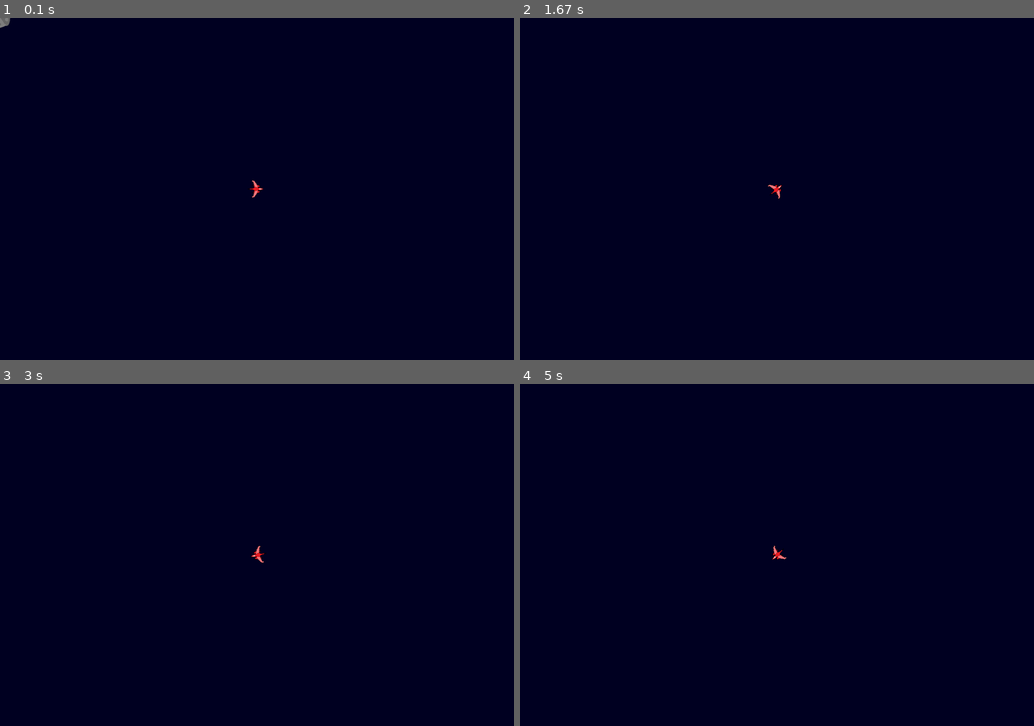
Above: before the commit, frames 1-4 (two rows, left to right).
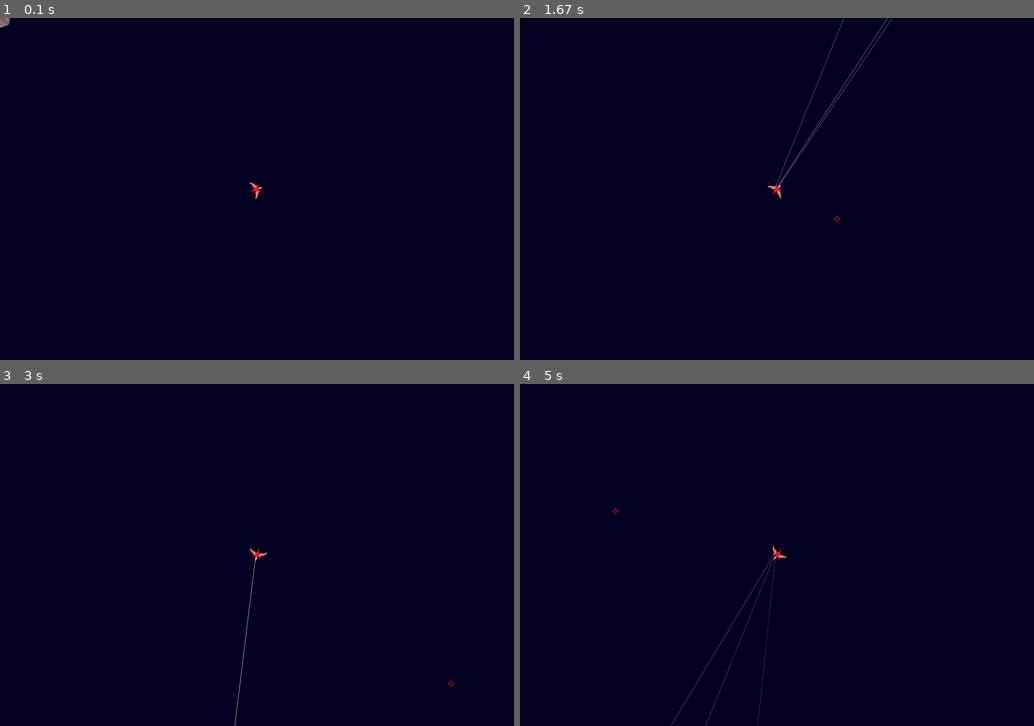
Above: after the commit, the same moments.

Repository: misha001-10/Project_Pygame
Game: pygame game, started from main.py
Same seed, same stepped clock (60 frames per second), same inputs: the game is played once before the commit and once after it.
Inputs (mouse positions are in pixels of both pictures, inside the frame that each line leads up to):
- Up to frame 1 (0.1 s): no input
- Up to frame 2 (1.67 s): press the mouse at (941, 178) at 0.37 s; move the mouse to (859, 195) at 0.47 s; release the mouse at (782, 209) at 0.6 s; hold D 0.67-1.13 s; tap Space at 0.73, 1.03, 1.23, 1.57 s; click (653, 192) at 0.75 s; hold W 1.17-1.47 s; click (617, 267) at 1.25 s; hold D from 1.5 s (still down); click (838, 219) at 1.58 s
- Up to frame 3 (3 s): tap Space at 1.87, 2.07, 2.37, 2.63, 2.97 s; release D at 1.97 s; hold A 2-2.53 s; click (133, 486) at 2.08 s; hold S 2.57-2.87 s; click (262, 589) at 2.65 s; hold A from 2.9 s (still down); click (452, 684) at 2.98 s
- Up to frame 4 (5 s): tap Space at 3.27, 3.4, 3.8, 4.1, 4.47, 4.87 s; release A at 3.3 s; hold W 3.33-3.7 s; click (694, 442) at 3.42 s; hold D 3.73-4.37 s; click (956, 643) at 3.82 s; hold S 4.4-4.77 s; click (962, 527) at 4.48 s; hold A from 4.8 s (still down); click (617, 510) at 4.88 s

The runs differ from the first frame. In frame 1, less than 0.1% of the frame differs, in the area x 0-52%, y 0-53%; in frame 2, 0.3%, in the area x 48-73%, y 0-60%; in frame 3, 0.2%; in frame 4, 0.3%.

Commit message:
version 0.1.3: доработано уравление караблём с помощью мыши стрельба на левую кнопку мыши и изменина картинка курсора

Diff:
--- a/M1_Objects.py
+++ b/M1_Objects.py
@@ -4,7 +4,7 @@
 
 
 class Object(pygame.sprite.Sprite):
-    def __init__(self, type, img: pygame.Surface, cord, angle=0, health=1500, weight=10, speed=[0, 0], angle_speed=-1,
+    def __init__(self, img: pygame.Surface, cord, angle=0, health=1500, weight=10, speed=[0, 0], angle_speed=-1,
                  max_angle_speed=0):
         pygame.sprite.Sprite.__init__(self)
         self.img = img
@@ -13,7 +13,7 @@
         self.angle_speed = angle_speed
         self.cord = cord
         self.max_angle_speed = max_angle_speed
-        self.type = type
+        self.type = 0
         print(self.img)
         self.width, self.height = self.img.get_width(), self.img.get_height()
         self.image = pygame.transform.rotate(self.img, self.angle)
@@ -49,12 +49,13 @@
 
 
 class Bullet_Line(pygame.sprite.Sprite):
-    def __init__(self, position, cord, angle, parent):
+    def __init__(self, cord, angle, parent):
         super(Bullet_Line, self).__init__()
+        self.type = 1
         self.cord = cord.copy()
         self.cord = random.randint(int(self.cord[0]) - 5, int(self.cord[0]) + 5), random.randint(int(self.cord[1]) - 5,
                                                                                                  int(self.cord[1]) + 5)
-        self.angle = random.randint(angle - 10, angle + 10)
+        self.angle = random.randint(int(angle) - 10, int(angle + 10))
         self.end_cord = [self.cord[0] + 700 * math.cos(self.angle * math.pi / 180),
                          self.cord[1] + 700 * math.sin(-self.angle * math.pi / 180)]
         self.rect_cord = cord.copy()
@@ -82,15 +83,6 @@
         #k1 = ((self.end_cord[1] - self.cord[1]) / (
         #        self.end_cord[0] - self.cord[0])) if self.end_cord[0] != self.cord[0] else 1000000000
         #b1 = self.cord[1] - (k1 * self.cord[0])
-#
-        #k2 = 0
-        #b2 = 200
-        ## print(k1, b1 ,k2, b2)
-#
-        #x = ((b2 - b1) / (k1 - k2)) if k1 != k2 else False
-        #if x:
-        #    y = k2 * x + b2
-        #    pygame.draw.circle(surface, (255, 255, 255), (x, y), 5)
 
 
 class Animation(pygame.sprite.Sprite):
@@ -105,3 +97,19 @@
     def draw(self, surface):
         #print(self.rect_cord)
         pygame.draw.circle(surface, (255, 255, 255), self.rect_cord, 5)
+
+
+class Cursor(pygame.sprite.Sprite):
+    def __init__(self, img):
+        super(Cursor, self).__init__()
+        self.type = 'cursor'
+        self.img = img
+        self.image = self.img
+        self.image.set_colorkey((255, 255, 255))
+        self.rect = self.image.get_rect()
+
+    def update(self):
+        if pygame.mouse.get_focused():
+            self.rect.center = pygame.mouse.get_pos()
+        else:
+            self.rect.center = (-20, -20)
--- a/M2_Player.py
+++ b/M2_Player.py
@@ -4,13 +4,24 @@
 
 
 class Player(M1_Objects.Object):
-    def __init__(self, type, img, cord=[720, 480], angle=0, health=1500, weight=10, speed=[0, 0], angle_speed=0, max_angle_speed=4, speed_boost=0.1):
-        super(Player, self).__init__(type, img, cord, angle, health, weight, speed, angle_speed, max_angle_speed)
+    def __init__(self, img, cord=[720, 480], angle=0, health=1500, weight=10, speed=[0, 0], angle_speed=0, max_angle_speed=4, speed_boost=0.1):
+        super(Player, self).__init__(img, cord, angle, health, weight, speed, angle_speed, max_angle_speed)
         self.speed_boost = speed_boost
 
     def update_player(self, position):
         keystate = pygame.key.get_pressed()
         new_angle = None
+        if pygame.mouse.get_focused():
+            x, y = pygame.mouse.get_pos()
+            x_sr = x - self.rect.centerx
+            y_sr = y - self.rect.centery
+            new_angle = 180 + math.atan2(x_sr, y_sr) * 180 / math.pi + 90
+            if new_angle < 0:
+                new_angle = 360 - new_angle
+            elif new_angle > 360:
+                # print(self.angle)
+                new_angle = 0 + (new_angle - 360)
+            print(new_angle)
         if keystate[pygame.K_d]:
             new_angle = 0
         if keystate[pygame.K_a]:
@@ -75,5 +86,5 @@
 
     def action(self, *args, **kwargs):
         keystate = pygame.key.get_pressed()
-        if keystate[pygame.K_f]:
-            return M1_Objects.Bullet_Line(*args, self.cord, self.angle,  self)
+        if pygame.mouse.get_pressed()[0]:
+            return M1_Objects.Bullet_Line(self.cord, self.angle,  self)
--- a/M3_Groups.py
+++ b/M3_Groups.py
@@ -9,17 +9,21 @@
         self.all_objects = Object_Sprite_Group(self)
         self.all_line_bullet = Line_Bullet_Group(self)
         self.all_animations = Animation_Group(self)
+        self.all_cursors = Cursor_Group(self)
 
     def add(self, sprite):
         if sprite.type == 0:
             self.all_objects.add(sprite)
         elif sprite.type == 1:
             self.all_line_bullet.add(sprite)
+        elif sprite.type == 'cursor':
+            self.all_cursors.add(sprite)
 
     def update(self, *args, **kwargs):
         self.all_objects.update(*args, **kwargs)
         self.all_line_bullet.update(*args, **kwargs)
         self.all_animations.update(*args, **kwargs)
+        self.all_cursors.update(*args, **kwargs)
 
     def calculation_relative_coordinates(self, *args, **kwargs):
         self.all_objects.calculation_relative_coordinates(*args, **kwargs)
@@ -36,6 +40,7 @@
         self.all_objects.draw(screen)
         self.all_line_bullet.draw(screen)
         self.all_animations.draw(screen)
+        self.all_cursors.draw(screen)
 
 
 class Object_Sprite_Group(pygame.sprite.Group):
@@ -56,7 +61,7 @@
         for sprite in self.sprites():
             new_sprits = sprite.action(*args, **kwargs)
             if new_sprits:
-                self.parent.all_line_bullet.add(new_sprits)
+                self.parent.add(new_sprits)
 
     def calculation_relative_coordinates(self, *args, **kwargs):
         for sprite in self.sprites():
@@ -128,3 +133,9 @@
     def draw(self, surface: pygame.Surface) -> None:
         for i in self.sprites():
             i.draw(surface)
+
+
+class Cursor_Group(pygame.sprite.Group):
+    def __init__(self, parent):
+        super(Cursor_Group, self).__init__()
+        self.parent = parent
--- a/main.py
+++ b/main.py
@@ -20,12 +20,18 @@
 
 p_img = pygame.image.load(path.join(img_dir, 'plain.png')).convert(screen)
 astr_img = pygame.image.load(path.join(img_dir, 'asteroid_64x64_1.png')).convert(screen)
+c_img = pygame.image.load(path.join(img_dir, 'cursor.png')).convert(screen)
 
 all_sprits = M3_Groups.Large_Sprite_Group()
-objekt = M1_Objects.Object(0, astr_img, [0, 0], 0)
+objekt = M1_Objects.Object(astr_img, [0, 0], 0)
 all_sprits.add(objekt)
-player = M2_Player.Player(0, p_img)
+player = M2_Player.Player(p_img)
 all_sprits.add(player)
+cur = M1_Objects.Cursor(c_img)
+all_sprits.add(cur)
+
+pygame.mouse.set_visible(False)
+
 position = [0, 0]
 r = True
 while r:
@@ -36,7 +42,7 @@
 
     position = player.update_player(position)
     all_sprits.update()
-    all_sprits.action(position)
+    all_sprits.action()
     all_sprits.collide()
     all_sprits.calculation_relative_coordinates(position)
     #print(position)
Binary file added: img/cursor.png
